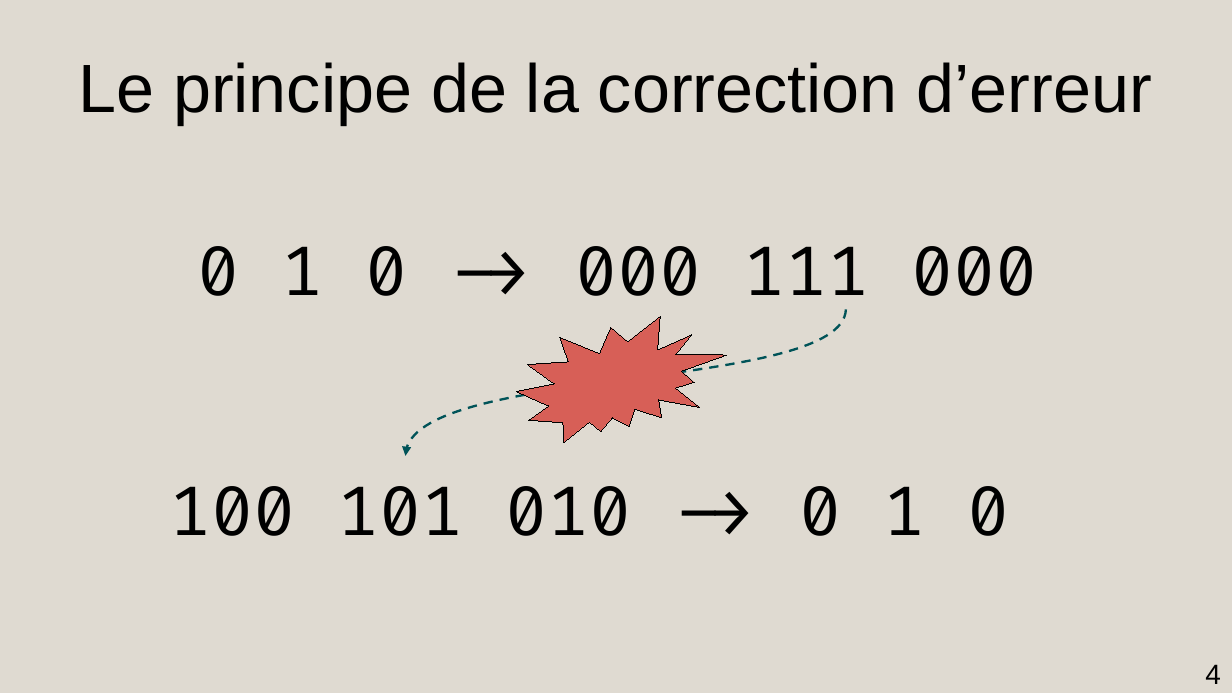
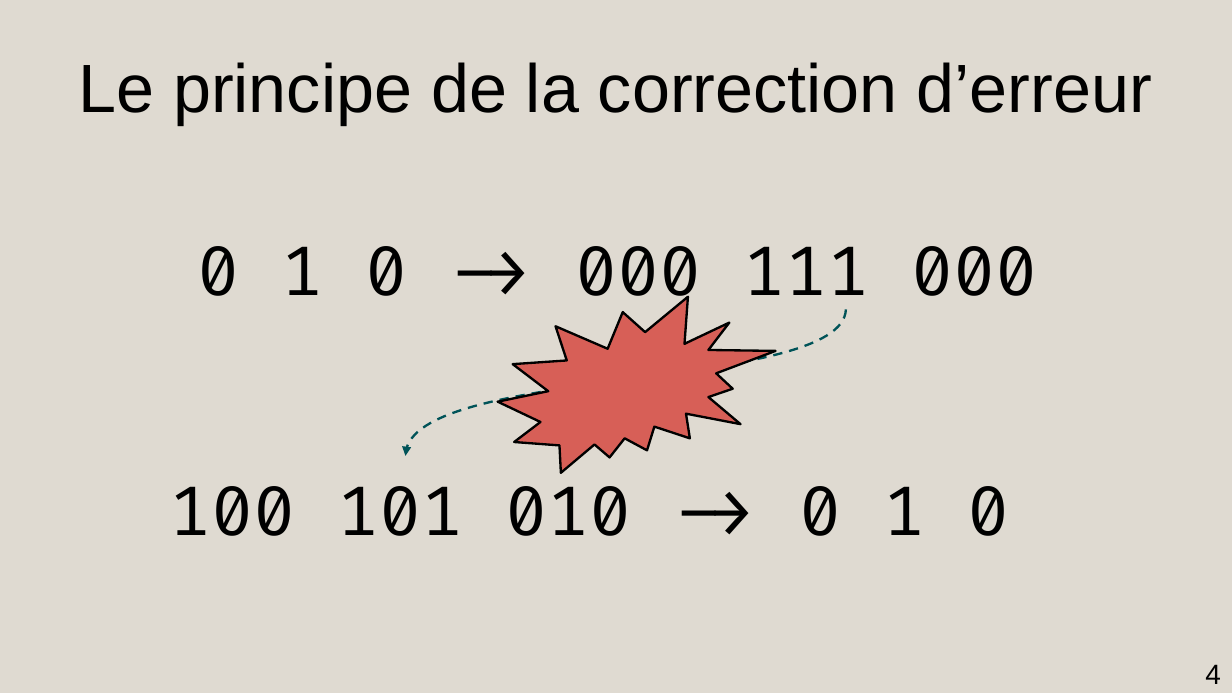
Before and after one commit to AmdaU/presentations, a slide deck: slide 4 of Seminaire/Seminaire.odp. Drawn at 1232x693 pixels with LibreOffice and Linux fonts; fonts in the diff are those of the drawing. Boxes give left, top, right and bottom in pixels: in the first picture for what was removed or moved away, otherwise in the second. Text is boxed around its words. In the diff, an @@ line names an element or a change of style, - is before the commit and + after.

```diff
--- a/Seminaire/Seminaire.odp
+++ b/Seminaire/Seminaire.odp
@@ irregular seal resized from (x1=517, y1=316, x2=727, y2=443) to (x1=497, y1=297, x2=776, y2=474) @@
@@ irregular seal at (x1=497, y1=297, x2=776, y2=474): outline #000000 0 pt to #000000 1.5 pt @@
```
Also in this commit, not shown: 3 other slides changed, 1 slide added, 8 other files.
